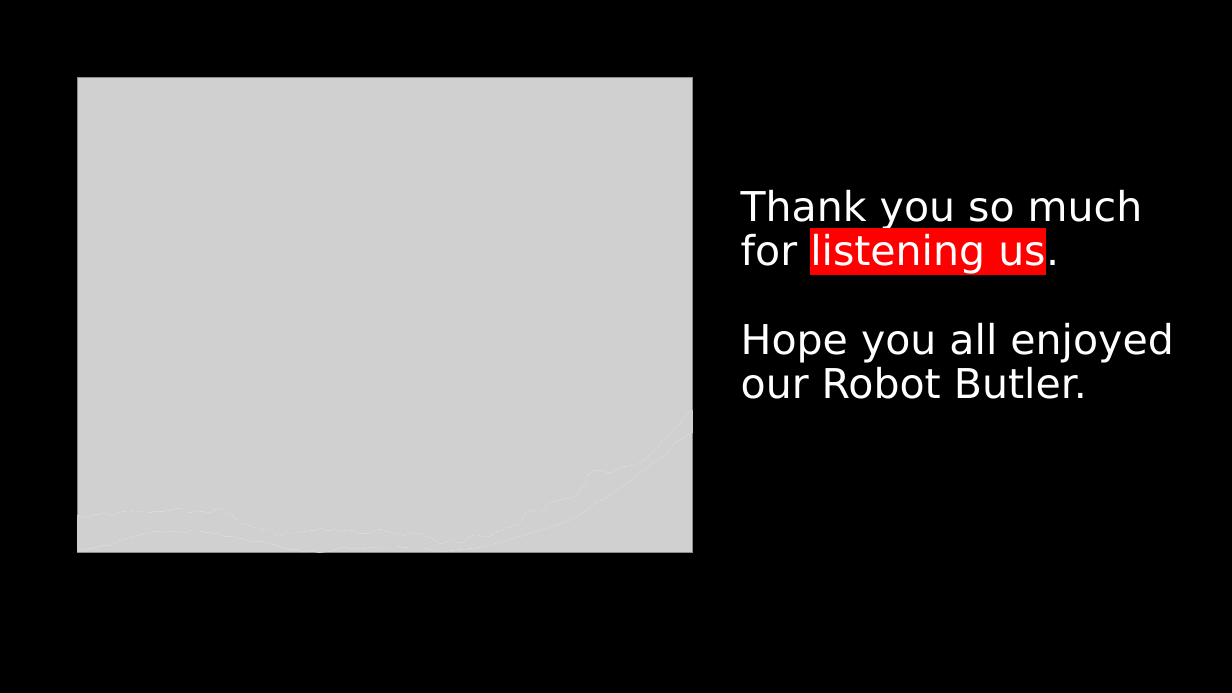
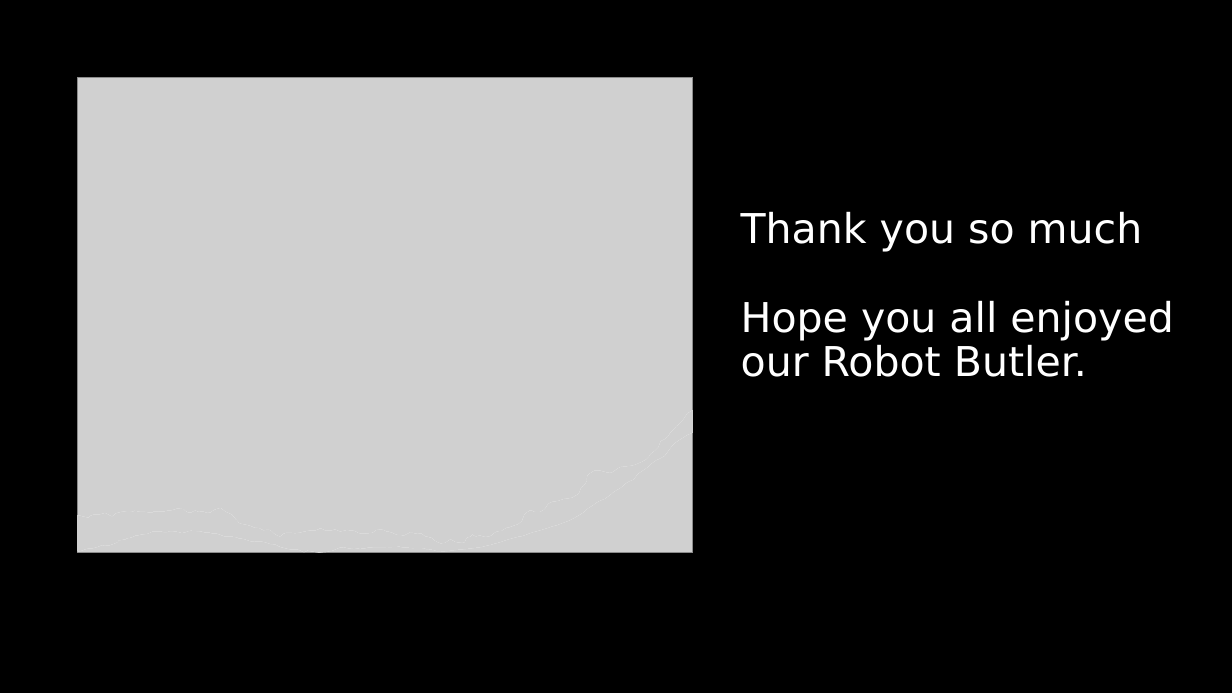
Before and after one commit to calebnwokocha/2022-hackathon-project, a slide deck: slide 6 of Presentation.pptx (slide 4 before the commit). Drawn at 1232x693 pixels with LibreOffice and Linux fonts; fonts in the diff are those of the drawing; grey boxes stand for pictures. Boxes give left, top, right and bottom in pixels: in the first picture for what was removed or moved away, otherwise in the second. Text is boxed around its words. In the diff, an @@ line names an element or a change of style, - is before the commit and + after.

```diff
--- a/Presentation.pptx
+++ b/Presentation.pptx
@@ title at [741,211,1173,377]: text changed @@
-Thank you so much for listening us.
-Hope you all enjoyed our Robot Butler.
+Thank you so much
+Hope you all enjoyed our Robot Butler.
```
Also in this commit, not shown: 1 other slide changed, 2 slides added, 13 other files.
